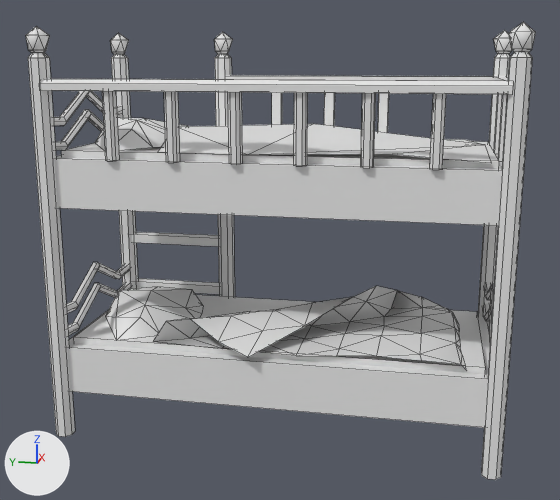
Renders of the OBJ model Assets/Models/Amys_Room/mod_Hochbett_Amy.obj from each side of a commit.
Rendered twice from a camera (50 mm lens) standing at (-6.53, -1.26, 3.17) and looking at (-0.05, 0.04, 1.55). The lights are fixed; the arrows at lower left show +X, +Y and +Z. Mesh edges are drawn as thin lines. Where no turn or scale is listed for an object, it has been applied to the vertices.

Names of what the first picture shows: 'mod_Hochbett_Amy'.
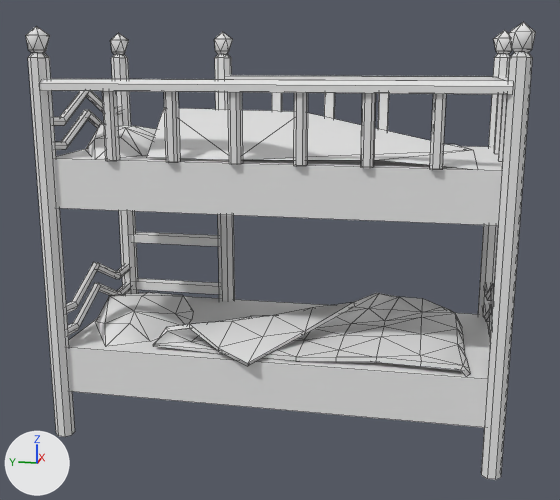
The change, as a diff of the scene's bpy script:
```diff
--- a/Assets/Models/Amys_Room/mod_Hochbett_Amy.obj.py
+++ b/Assets/Models/Amys_Room/mod_Hochbett_Amy.obj.py
@@ mat_none @@
+mat_none = principled_material('None')
+mat_none.base_color = (0.8, 0.8, 0.8)  # white #e7e7e7
+mat_none.roughness = 1.0
@@ me_mod_hochbett_amy @@
 # used by ob_mod_hochbett_amy; location = (0.0, 0.0, 0.0)
-me_mod_hochbett_amy.from_pydata(...)  # 709 vertices, 598 faces; spans x -0.9..0.9, y -1.89..1.89, z 0.01..3.43
+me_mod_hochbett_amy.from_pydata(...)  # 747 vertices, 693 faces; spans x -0.9..0.9, y -1.89..1.89, z 0.01..3.43
+# me_mod_hochbett_amy part 1: the loose piece of 17 vertices spanning x -0.68..0.61, y 0.8..1.69, z 0.85..1.08 is moved by (0.0, 0.1, -0.06), in mat_none (white #e7e7e7)
+# me_mod_hochbett_amy part 2: the loose piece of 17 vertices spanning x -0.68..0.61, y 0.8..1.7, z 2.42..2.69 is moved by (0.0, 0.1, -0.07), in mat_none (white #e7e7e7)
+# me_mod_hochbett_amy part 3: the loose piece of 11 vertices spanning x -0.76..0.75, y -1.66..1.02, z 2.45..2.64 is rebuilt with 11 vertices and now spans x -0.76..0.75, y -1.56..1.12, z 2.37..2.76, in mat_none (white #e7e7e7)
+# me_mod_hochbett_amy part 4: the loose piece of 8 vertices spanning x -0.7..0.7, y -1.71..1.71, z 2.24..2.46 is deleted
+# me_mod_hochbett_amy part 5
+# 65 vertices are removed from x -0.9..0.7, y -1.71..1.71, z 0.64..1.15
+# 94 faces are deleted
+# 1 vertex moves within x -0.7, y -0.87, z 0.88
+# 111 vertices are added at x -0.9..0.64, y -1.6..1.0, z 0.79..1.09
+# 194 new faces join them
+me_mod_hochbett_amy.materials.append(mat_none)  # white #e7e7e7
```

Boxes [x1, y1, x2, y2] around the edits, measured in the pictures (560 x 500 px; the box of a moved part takes in the faces that stretch with it):
part 1 of me_mod_hochbett_amy, moved or reshaped: before [105, 287, 203, 340]; after [96, 292, 193, 345]
part 2 of me_mod_hochbett_amy, moved or reshaped: before [95, 117, 187, 151]; after [85, 124, 156, 158]
part 3 of me_mod_hochbett_amy, rebuilt (55% taller): before [158, 124, 492, 163]; after [146, 108, 478, 169]
part 4 of me_mod_hochbett_amy, deleted: before [61, 141, 499, 169]
part 5 of me_mod_hochbett_amy, built on: before [74, 286, 486, 374]; after [153, 293, 470, 376]
